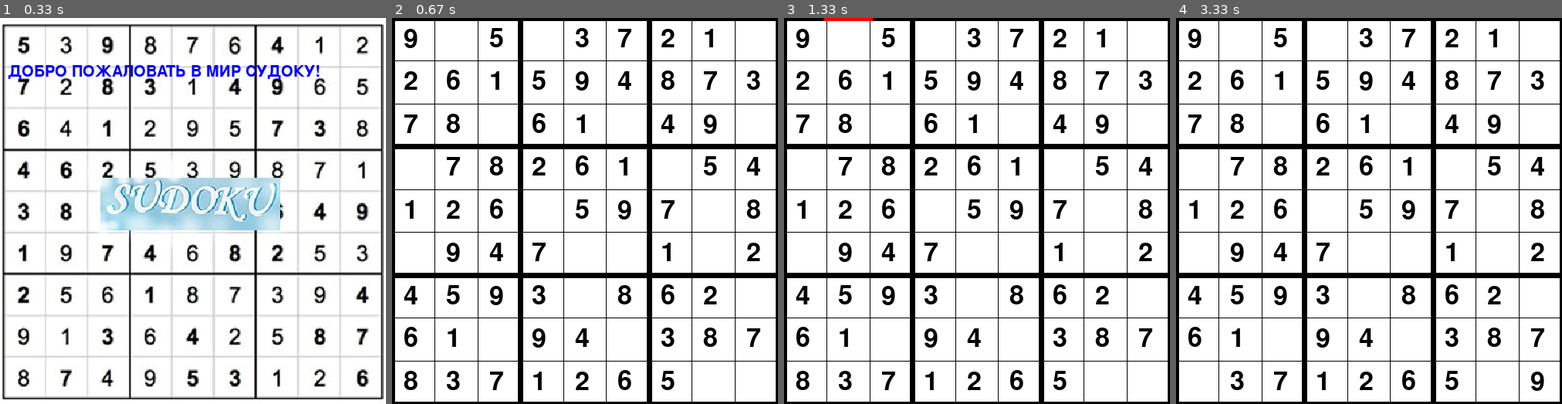
Above: before the commit, frames 1-4 (left to right).
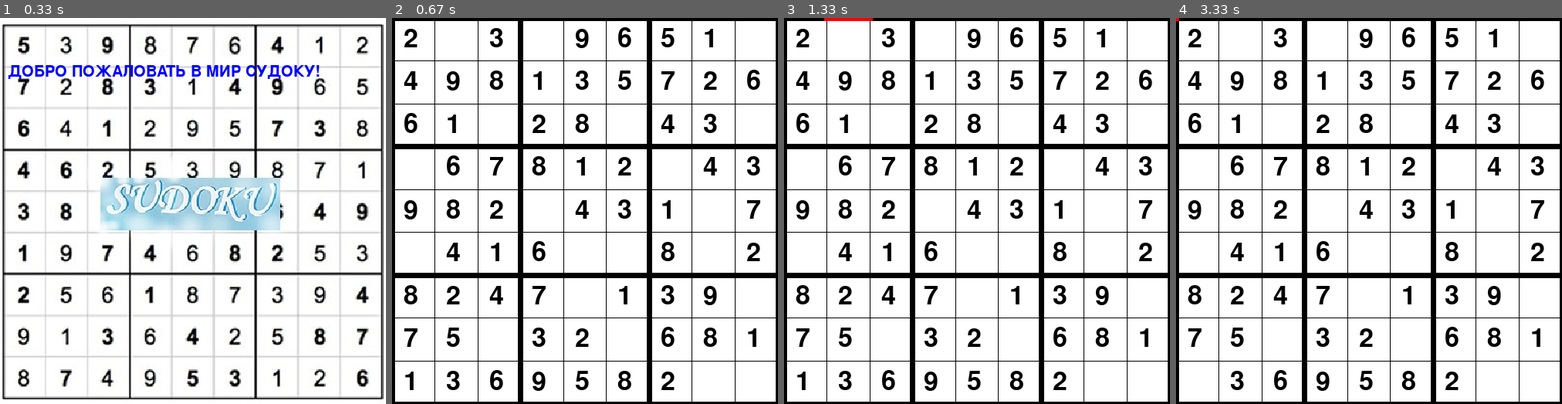
Above: after the commit, the same moments.

Repository: alisamoskovtseva/pygame_project
Game: pygame game, started from example delete.py
Two runs of this game, one before a commit and one after it. Both use one fixed random seed, a clock stepped at 60 frames per second and the inputs below.
Inputs:
- Up to frame 1 (0.33 s): no input
- Up to frame 2 (0.67 s): hold Right from 0.33 s (still down)
- Up to frame 3 (1.33 s): release Right at 0.8 s; hold Up 0.83-1.13 s; hold Right from 1.17 s (still down)
- Up to frame 4 (3.33 s): release Right at 1.63 s; hold Left 1.67-2.2 s; tap 9 at 1.82, 3.15 s; hold Down 2.23-2.53 s; hold Left 2.57-2.97 s; hold Up from 3 s (still down)

Frame 1 is identical in both runs. In frame 2, 5.8% of the frame differs, in the area x 3-96%, y 2-97%; in frame 3, 5.8%; in frame 4, 5.8%.

Commit message:
изменила алгоритм создания судоку

Diff:
--- a/example delete.py
+++ b/example delete.py
@@ -1,4 +1,5 @@
 import random
+from random import choice, sample
 import pygame
 import sys
 import os
@@ -17,7 +18,7 @@
 
 # ПОЛЕ
 
-from random import sample
+
 
 a = 3
 side = a * a
@@ -26,17 +27,35 @@
 def pattern(r, c):
     return (a * (r % a) + r // a + c) % side
 
-
-def shuffle(s):
-    return sample(s, len(s))
-
-
-rBase = range(a)
-rows = [g * a + r for g in shuffle(rBase) for r in shuffle(rBase)]
-cols = [g * a + c for g in shuffle(rBase) for c in shuffle(rBase)]
-nums = shuffle(range(1, a * a + 1))
-
-maps = [[nums[pattern(r, c)] for c in cols] for r in rows]
+c = 0
+while c != 9:
+    c = 0
+    hor = [set(range(1, 10)) for _ in range(10)]
+    ver = [set(range(1, 10)) for _ in range(10)]
+    kvadr = [[set(range(1, 10)), set(range(1, 10)), set(range(1, 10))] for _ in range(3)]
+    maps = [[0, 0, 0, 0, 0, 0, 0, 0, 0],
+           [0, 0, 0, 0, 0, 0, 0, 0, 0],
+           [0, 0, 0, 0, 0, 0, 0, 0, 0],
+           [0, 0, 0, 0, 0, 0, 0, 0, 0],
+           [0, 0, 0, 0, 0, 0, 0, 0, 0],
+           [0, 0, 0, 0, 0, 0, 0, 0, 0],
+           [0, 0, 0, 0, 0, 0, 0, 0, 0],
+           [0, 0, 0, 0, 0, 0, 0, 0, 0],
+           [0, 0, 0, 0, 0, 0, 0, 0, 0]]
+    for i in range(9):
+        for j in range(9):
+
+            a = hor[i] & ver[j] & kvadr[i // 3][j // 3]
+            a = list(a)
+            if a:
+                r = random.choice(a)
+                maps[i][j] = r
+                hor[i].remove(r)
+                ver[j].remove(r)
+                kvadr[i // 3][j // 3].remove(r)
+    for p in range(len(maps)):
+        if maps[p].count(0) == 0:
+            c += 1
 
 maps_ans = maps  # ответы
 
